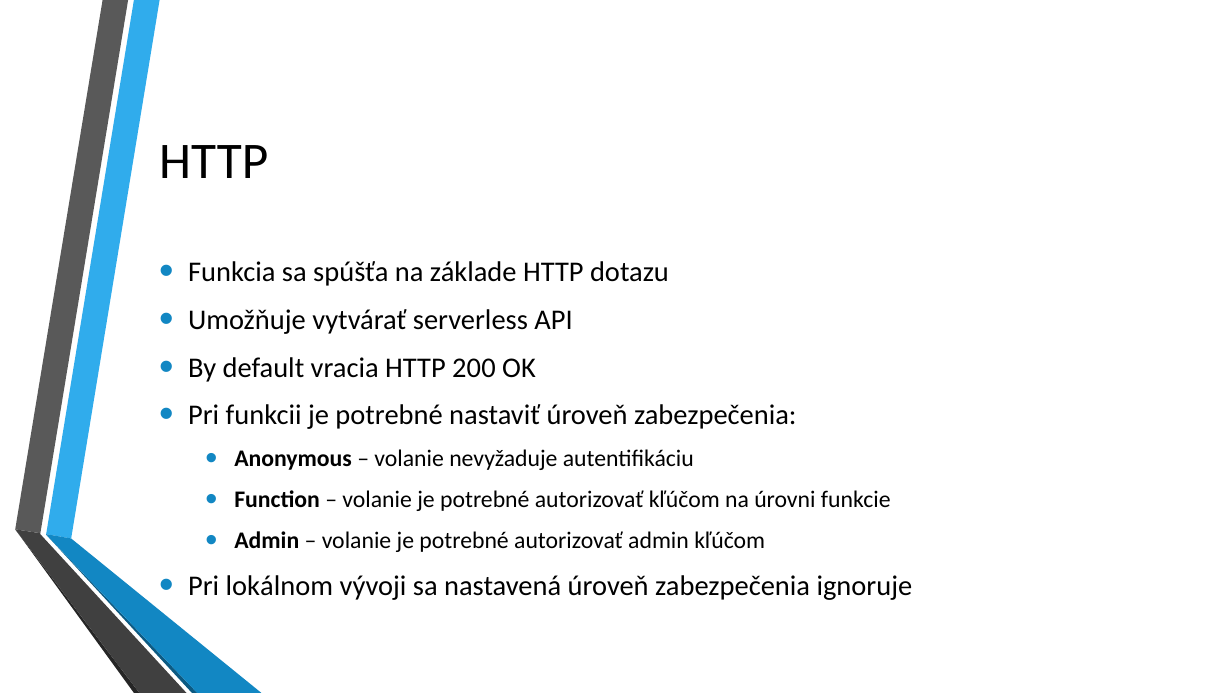
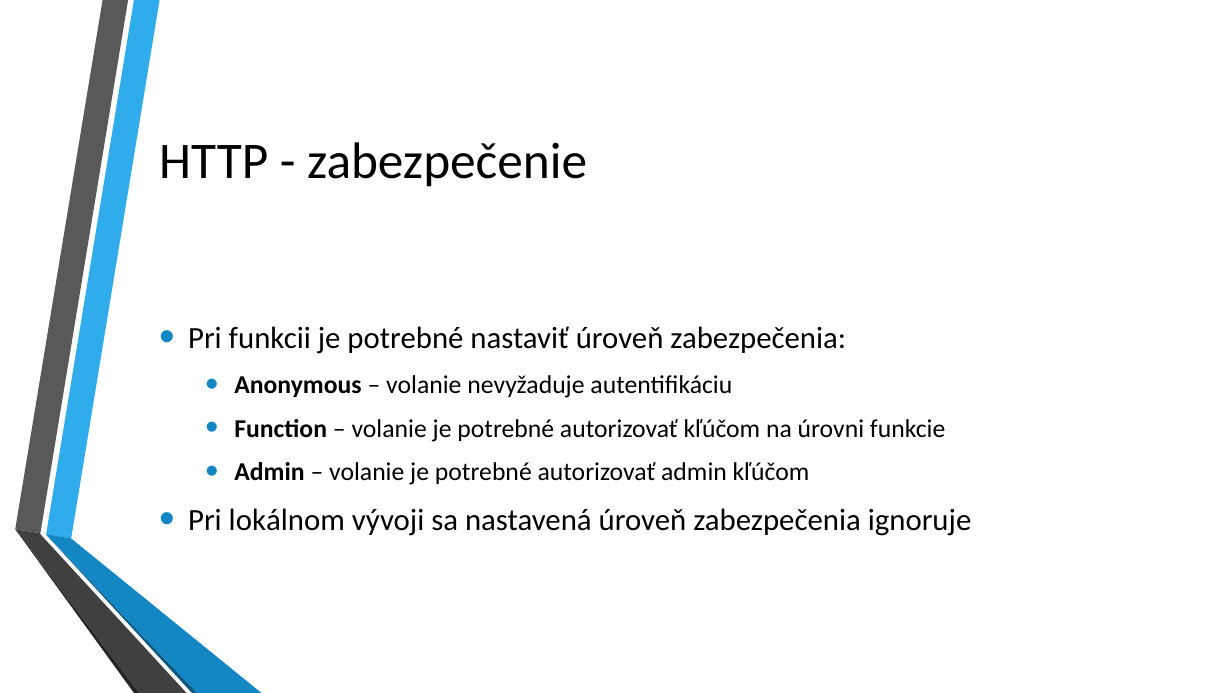
Before and after one commit to kubinko/Azure-Resources-Overview, a slide deck: slide 37 of 04 - Azure Functions/Azure Functions.pptx (slide 36 before the commit). Drawn at 1232x693 pixels with LibreOffice and Linux fonts; fonts in the diff are those of the drawing; background and template pictures are left out. Boxes give left, top, right and bottom in pixels: in the first picture for what was removed or moved away, otherwise in the second. Text is boxed around its words. In the diff, an @@ line names an element or a change of style, - is before the commit and + after.

```diff
--- a/04 - Azure Functions/Azure Functions.pptx
+++ b/04 - Azure Functions/Azure Functions.pptx
@@ title at <box>159,142,587,187</box>: text changed @@
-HTTP
+HTTP - zabezpečenie
@@ text at <box>188,261,669,382</box>: paragraphs removed @@
-• Funkcia sa spúšťa na základe HTTP dotazu
-• Umožňuje vytvárať serverless API
-• By default vracia HTTP 200 OK
@@ text "Pri funkcii je potrebné nastaviť ..." at <box>188,326,972,536</box>: size 22.2 to 24 pt in "Pri funkcii je potrebné nastaviť úroveň zabezpečenia:", "Pri lokálnom vývoji sa nastavená úroveň zabezpečenia ..."; size 18.5 to 20 pt in "Anonymous – volanie nevyžaduje autentifikáciu", "Function – volanie je potrebné autorizovať kľúčom ...", "Admin – volanie je potrebné autorizovať admin ..." @@
```
Also in this commit, not shown: 5 other slides changed, 1 slide added, 3 other files.
